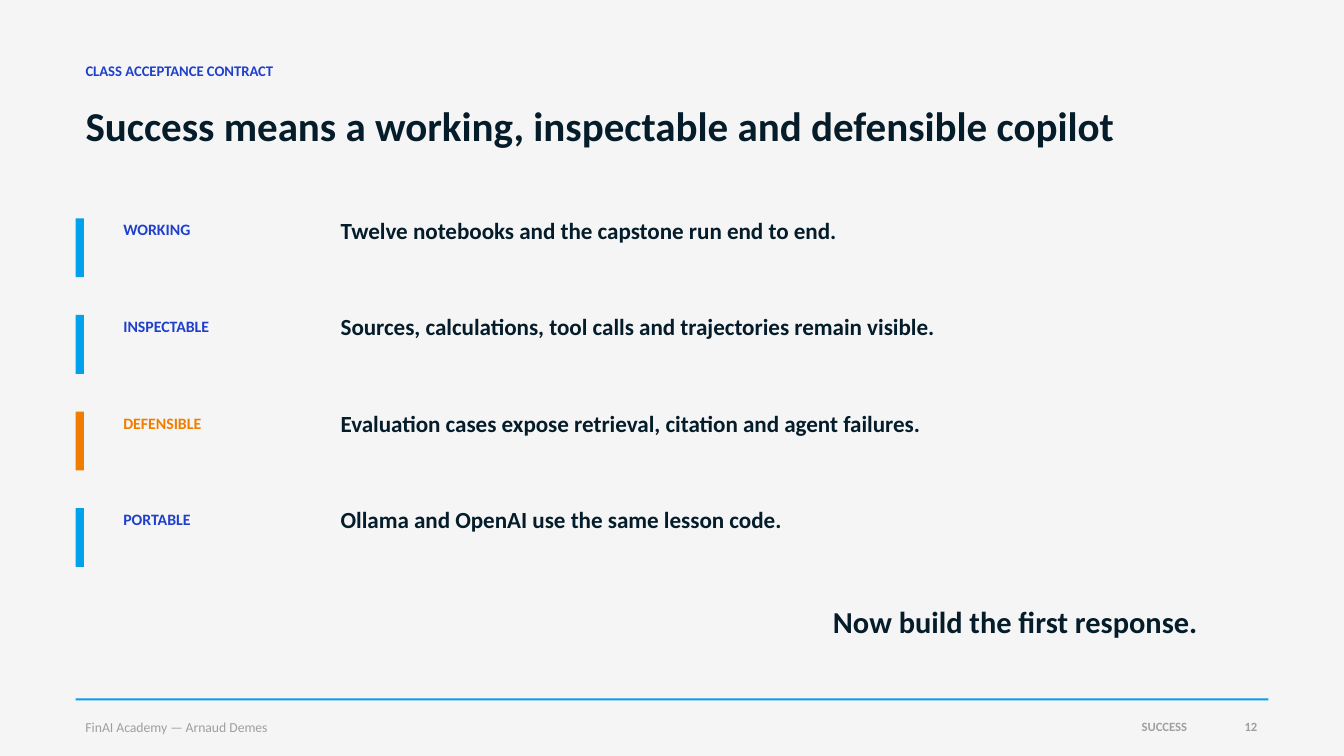
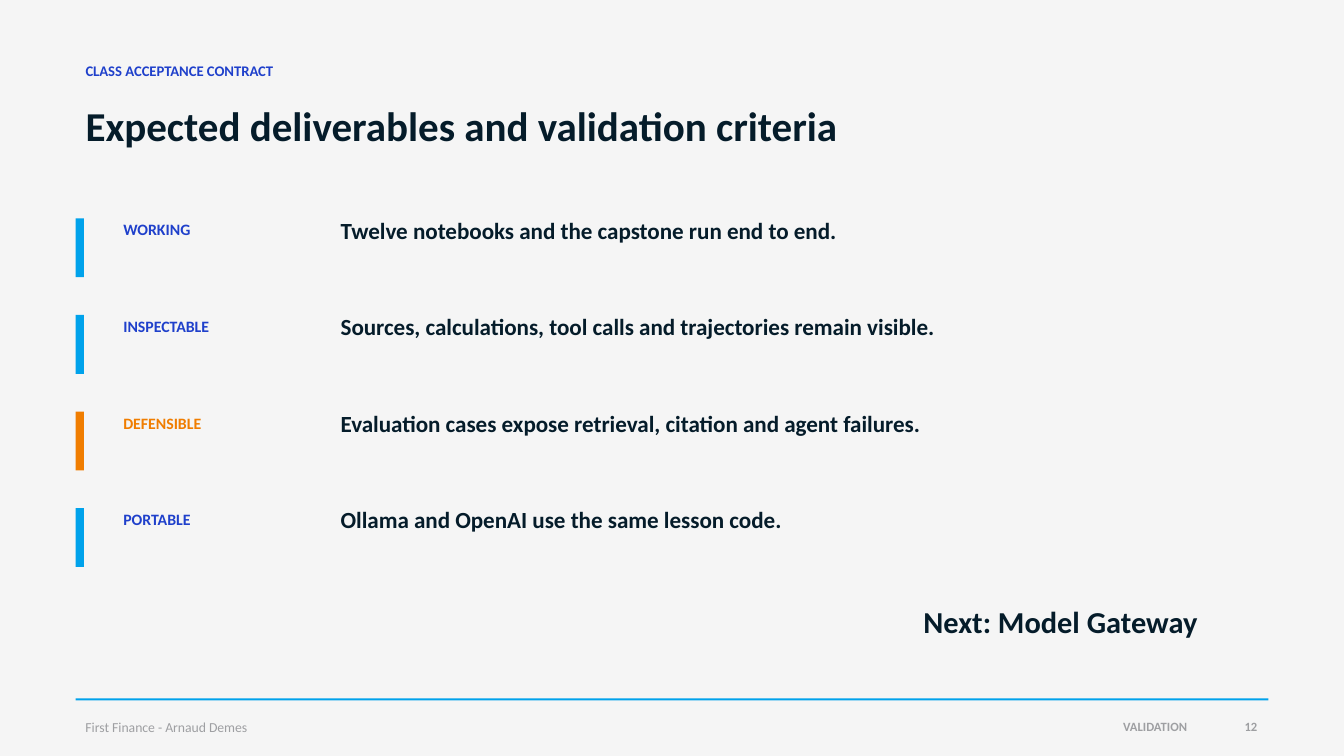
Before and after one commit to Nonocho/finai-academy, a slide deck: slide 12 of decks/00-course-introduction.pptx. Drawn at 1344x756 pixels with LibreOffice and Linux fonts; fonts in the diff are those of the drawing. Boxes give left, top, right and bottom in pixels: in the first picture for what was removed or moved away, otherwise in the second. Text is boxed around its words. In the diff, an @@ line names an element or a change of style, - is before the commit and + after.

```diff
--- a/decks/00-course-introduction.pptx
+++ b/decks/00-course-introduction.pptx
@@ text at bbox=[86, 112, 837, 148]: text changed @@
-Success means a working, inspectable and defensible copilot
+Expected deliverables and validation criteria
@@ text at bbox=[923, 611, 1198, 638]: text changed @@
-Now build the first response.
+Next: Model Gateway
@@ text at bbox=[85, 722, 247, 732]: text changed @@
-FinAI Academy — Arnaud Demes
+First Finance - Arnaud Demes
@@ text at bbox=[1123, 723, 1187, 731]: text changed @@
-SUCCESS
+VALIDATION
```
Also in this commit, not shown: 11 other slides changed, 1 other file.
